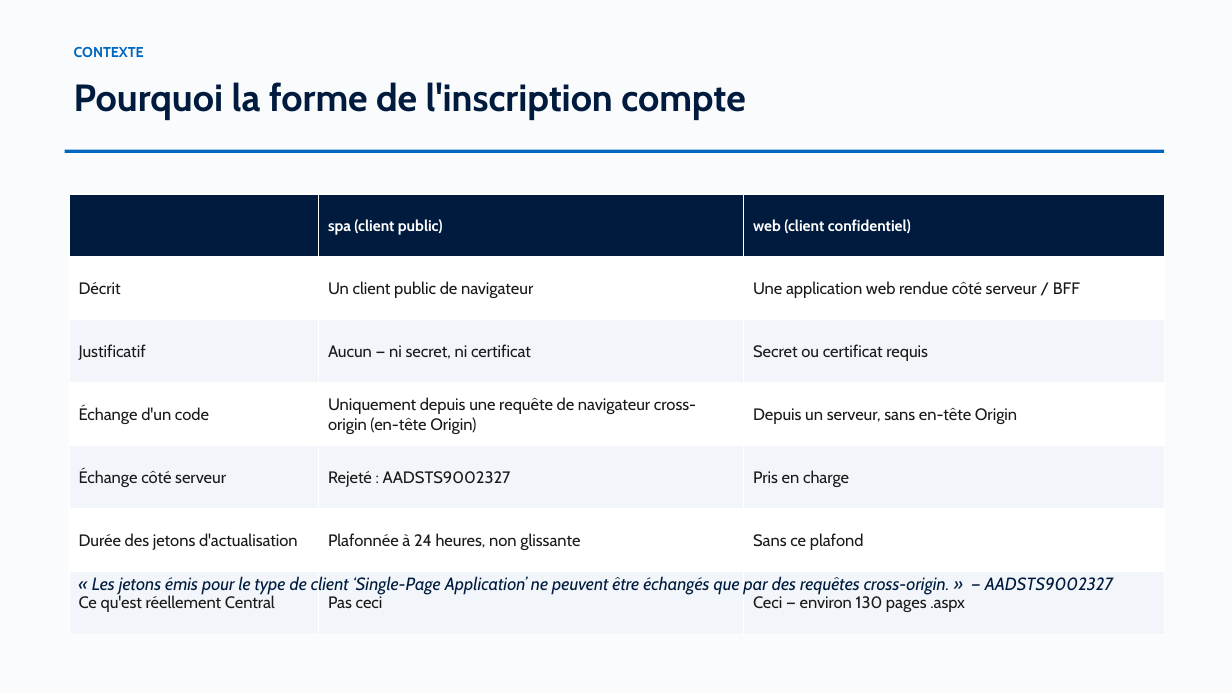
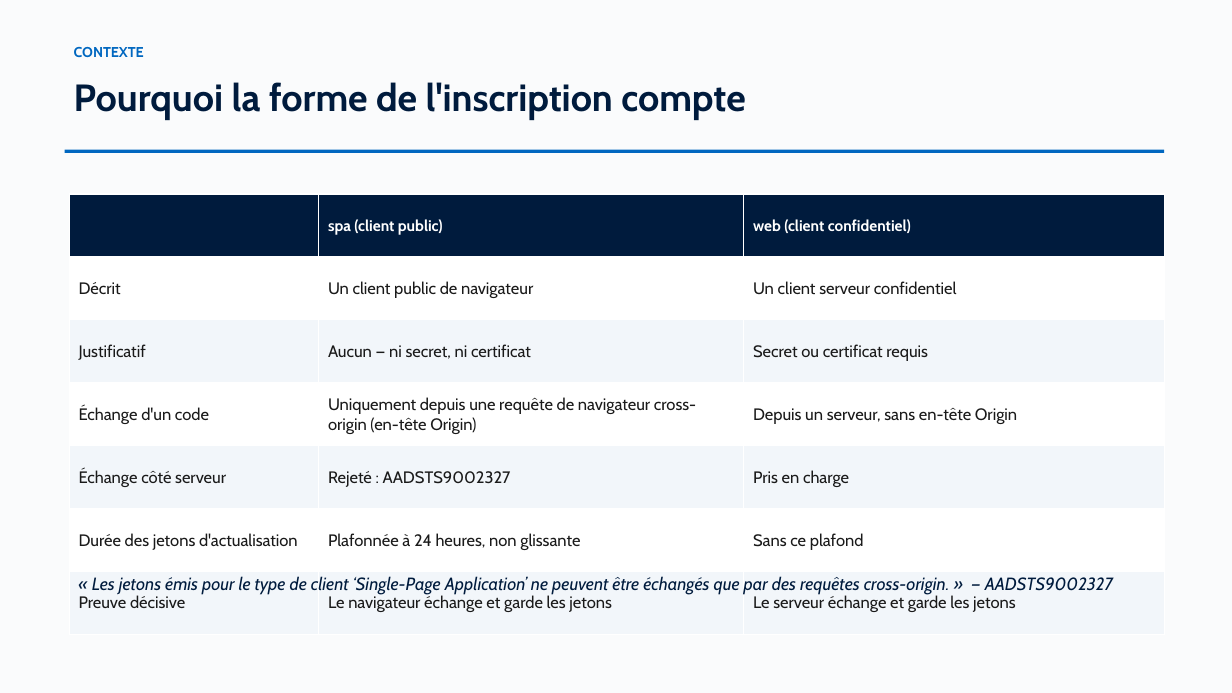
Before and after one commit to devopsabcs-engineering/croesus, a slide deck: slide 7 of docs/deck/croesus-session-deck-fr.pptx. Drawn at 1232x693 pixels with LibreOffice and Linux fonts; fonts in the diff are those of the drawing. Boxes give left, top, right and bottom in pixels: in the first picture for what was removed or moved away, otherwise in the second. Text is boxed around its words. In the diff, an @@ line names an element or a change of style, - is before the commit and + after.

```diff
--- a/docs/deck/croesus-session-deck-fr.pptx
+++ b/docs/deck/croesus-session-deck-fr.pptx
@@ table at box(69, 194, 1165, 635) @@
-row 2, column 3: Une application web rendue côté serveur / BFF
+row 2, column 3: Un client serveur confidentiel
-row 7: Ce qu'est réellement Central | Pas ceci | Ceci — environ 130 pages .aspx
+row 7: Preuve décisive | Le navigateur échange et garde les jetons | Le serveur échange et garde les jetons
```
Also in this commit, not shown: 10 other slides changed, 4 other files.
